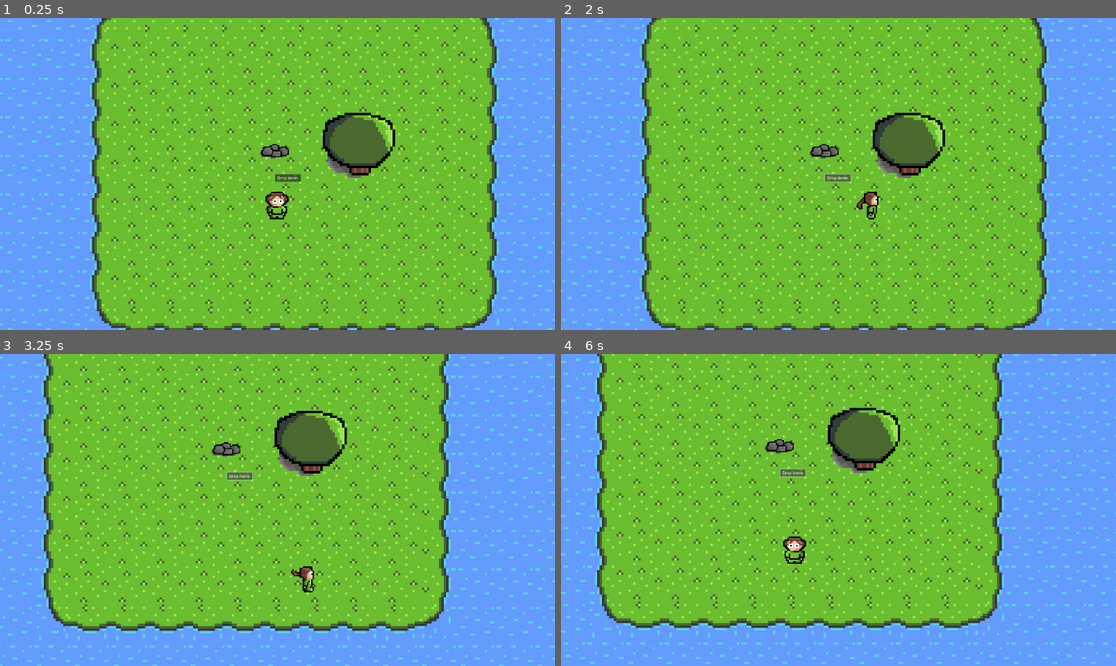
Above: before the commit, frames 1-4 (two rows, left to right).
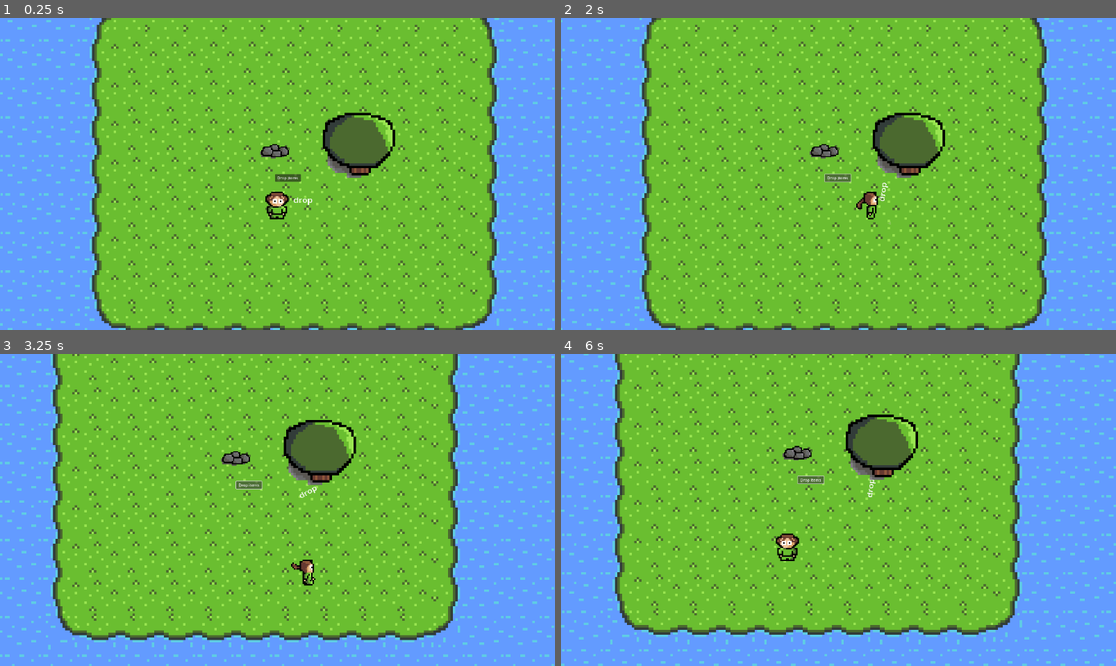
Above: after the commit, the same moments.

Repository: aubindetrez/DigitalReborn
Game: Godot game, scene res://scenes/main_scene.tscn
The game is run twice, just before and just after one commit, with the same random seed, the same clock (stepped at 60 frames per second) and the same inputs. Sound files missing from this copy of the repository are replaced by a short silence.
Inputs:
- Up to frame 1 (0.25 s): no input
- Up to frame 2 (2 s): click "Drop items" at 0.5 s; tap Enter (ui_accept) at 1.25, 1.52 s; hold Right (ui_right) from 1.28 s (still down)
- Up to frame 3 (3.25 s): release Right (ui_right) at 2.03 s; hold Down (ui_down) 2.03-2.78 s; tap Enter (ui_accept) at 2.27 s; hold Right (ui_right) from 2.78 s (still down)
- Up to frame 4 (6 s): release Right (ui_right) at 3.53 s; hold Up (ui_up) 3.53-4.28 s; tap Enter (ui_accept) at 3.77, 4.52, 5.27 s; hold Left (ui_left) 4.28-5.78 s; hold Down (ui_down) from 5.78 s (still down)

The runs differ from the first frame. In frame 1, less than 0.1% of the frame differs, in the area x 52-57%, y 57-60%; in frame 2, 0.1%; in frame 3, 25%; in frame 4, 27%, in the area x 0-100%, y 0-100%.

Commit message:
Player can move a 'drop' around

Diff:
--- a/project.godot
+++ b/project.godot
@@ -15,6 +15,10 @@
 config/features=PackedStringArray("4.2", "GL Compatibility")
 config/icon="res://icon.svg"
 
+[physics]
+
+2d/default_gravity=0.0
+
 [rendering]
 
 textures/canvas_textures/default_texture_filter=0
--- /dev/null
+++ b/scenes/DropPoint.gd
@@ -0,0 +1,12 @@
+extends Node2D
+class_name DropPoint
+
+# TODO thing to drop
+
+# Called when the node enters the scene tree for the first time.
+func _ready():
+	pass # Replace with function body.
+
+# Called every frame. 'delta' is the elapsed time since the previous frame.
+func _process(delta):
+	pass
--- /dev/null
+++ b/scenes/RigidBody2D_friction.gd
@@ -0,0 +1,6 @@
+extends RigidBody2D
+
+@export var friction: int
+
+func _ready():
+	self.linear_damp = friction
--- a/scenes/main_scene.tscn
+++ b/scenes/main_scene.tscn
@@ -8,10 +8,12 @@
 [ext_resource type="Texture2D" uid="uid://c3dcggddw7pbt" path="res://assets/rock/rock_v2.png" id="3_fjrnr"]
 [ext_resource type="Texture2D" uid="uid://deeiwlehbwesu" path="res://assets/tree/tree_v2.png" id="4_gaol8"]
 [ext_resource type="Script" path="res://scenes/animate_moving_obj.gd" id="4_ujqmk"]
+[ext_resource type="Script" path="res://scenes/RigidBody2D_friction.gd" id="4_xe702"]
 [ext_resource type="Resource" uid="uid://jkjam08pq73e" path="res://inventory.tres" id="5_g77rv"]
 [ext_resource type="Script" path="res://scenes/AttackRegion.gd" id="5_rowbj"]
 [ext_resource type="Script" path="res://scenes/Controller.gd" id="6_ok3vd"]
 [ext_resource type="Script" path="res://HitBox.gd" id="7_ju6yn"]
+[ext_resource type="Script" path="res://scenes/DropPoint.gd" id="9_or4j6"]
 [ext_resource type="AudioStream" uid="uid://byk73guyjs8pg" path="res://sounds/attack_rock.wav" id="10_kfqix"]
 [ext_resource type="AudioStream" uid="uid://dxmydkkdbhake" path="res://sounds/attack_tree.wav" id="12_dje2w"]
 
@@ -62,6 +64,12 @@
 physics_layer_0/collision_layer = 1
 sources/0 = SubResource("TileSetAtlasSource_jivvp")
 
+[sub_resource type="RectangleShape2D" id="RectangleShape2D_xtai0"]
+size = Vector2(33.5, 14)
+
+[sub_resource type="CircleShape2D" id="CircleShape2D_ahc6v"]
+radius = 30.0
+
 [sub_resource type="RectangleShape2D" id="RectangleShape2D_1xxw5"]
 size = Vector2(102, 135)
 
@@ -389,6 +397,31 @@
 format = 2
 layer_0/tile_data = PackedInt32Array(131070, 0, 0, 131071, 0, 0, 196607, 0, 0, 65536, 0, 0, 131072, 0, 0, 65537, 0, 0,  …(37834 unchanged characters)…
 
+[node name="RigidBody2D_with_Friction" type="RigidBody2D" parent="."]
+position = Vector2(58, 105)
+collision_layer = 0
+gravity_scale = 0.0
+script = ExtResource("4_xe702")
+friction = 3
+
+[node name="CollisionShape2D" type="CollisionShape2D" parent="RigidBody2D_with_Friction"]
+position = Vector2(-0.75, 3)
+shape = SubResource("RectangleShape2D_xtai0")
+
+[node name="Label" type="Label" parent="RigidBody2D_with_Friction"]
+offset_left = -21.0
+offset_top = -10.0
+offset_right = 19.0
+offset_bottom = 13.0
+scale = Vector2(1.08589, 0.932523)
+text = "drop"
+
+[node name="Area2D-PickupArea" type="Area2D" parent="RigidBody2D_with_Friction"]
+
+[node name="CollisionShape2D" type="CollisionShape2D" parent="RigidBody2D_with_Friction/Area2D-PickupArea"]
+shape = SubResource("CircleShape2D_ahc6v")
+debug_color = Color(0.627451, 1, 0, 0.419608)
+
 [node name="Player" type="CharacterBody2D" parent="."]
 position = Vector2(1, 150)
 scale = Vector2(0.5, 0.5)
@@ -430,6 +463,9 @@
 position = Vector2(0, -96)
 shape = SubResource("RectangleShape2D_qon44")
 debug_color = Color(0.670588, 0.466667, 0.556863, 0.419608)
+
+[node name="DropPoint" type="Node2D" parent="Player"]
+script = ExtResource("9_or4j6")
 
 [node name="StaticBody2D2-rock" type="StaticBody2D" parent="."]
 scale = Vector2(0.5, 0.5)
Not shown: 1 places in scenes/main_scene.tscn that only renumber resources
